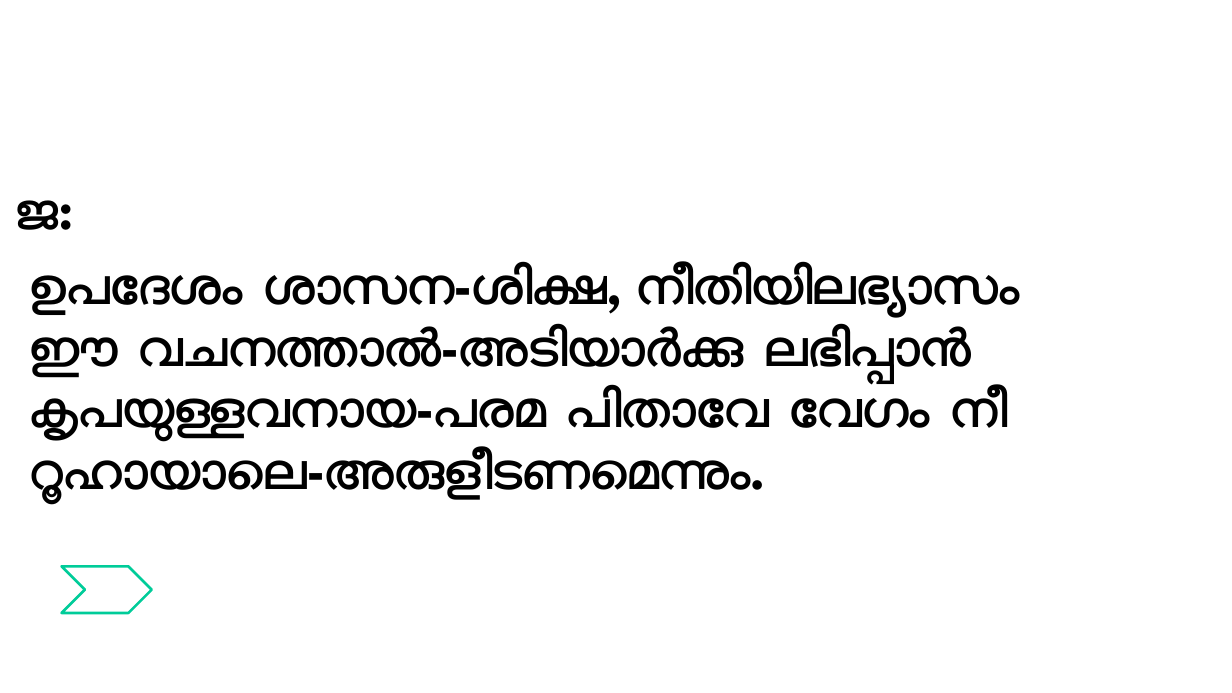
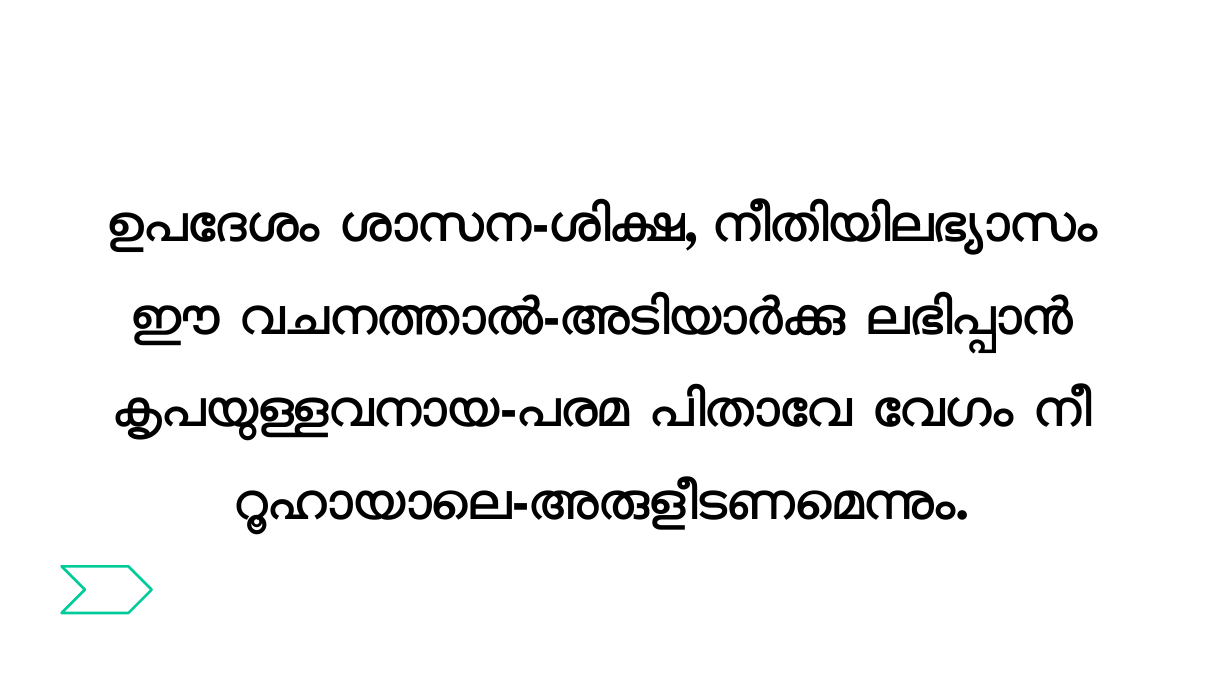
Before and after one commit to gijocode/Church_PPT_Utility, a slide deck: slide 41 of templates/malayalam_service_template.pptx. Drawn at 1232x693 pixels with LibreOffice and Linux fonts; fonts in the diff are those of the drawing. Boxes give left, top, right and bottom in pixels: in the first picture for what was removed or moved away, otherwise in the second. Text is boxed around its words. In the diff, an @@ line names an element or a change of style, - is before the commit and + after.

```diff
--- a/templates/malayalam_service_template.pptx
+++ b/templates/malayalam_service_template.pptx
@@ text "ഉപദേശം ശാസന-ശിക്ഷ, നീതിയിലഭ്യാസം": place and size @@
-text "ഉപദേശം ശാസന-ശിക്ഷ, നീതിയിലഭ്യാസം" at (30, 264, 1020, 503)
+text "ഉപദേശം ശാസന-ശിക്ഷ, നീതിയിലഭ്യാസം" at (107, 202, 1098, 533)
@@ text "ഉപദേശം ശാസന-ശിക്ഷ, നീതിയിലഭ്യാസം" at (107, 202, 1098, 533): alignment left to centre; line spacing 1 to 1.5 @@
@@ text removed at (15, 200, 72, 230) @@
-ജ:
```
Also in this commit, not shown: 17 other slides changed, 1 slide added, 1 slide removed, 1 other file.
